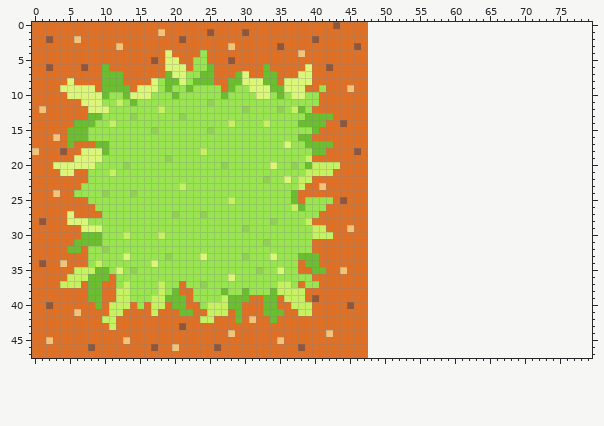
Pixel-art file, stored at examples/resources/tileset.aseprite. The picture above is the old version.
48x48 pixels, 1 frame. The old version is drawn lined up with the new one, on the new canvas.
The same view after the edit:
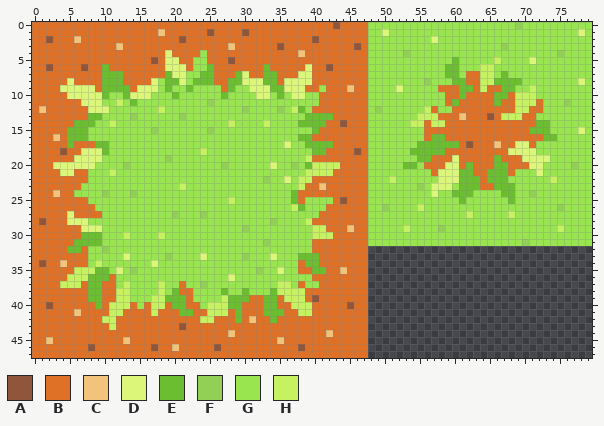
Palette (. is transparent): A #8f563b  B #df7126  C #f2c37b  D #dbf679  E #6abe30  F #92cf57  G #99e550  H #c6f262
Commit: Change how Tileset works
What changed:
canvas 48x48 -> 80x48
@@ x 0..79 @@
- 0 BBBBBBBBBBBBBBBBBBBBBBBBBBBBBBBBBBBBBBBBBBBABBBB................................
- 1 BBBBBBBBBBBBBBBBBBCBBBBBBABBBBABBBBBBBBBBBBBBBBB................................
- 2 BBABBBCBBBBBBBBBBBBBBABBBBBBBBBBBBBBBBBBABBBBBBB................................
- 3 BBBBBBBBBBBBCBBBBBBBBBBBBBBBCBBBBBBABBBBBBBBBBAB................................
- 4 BBBBBBBBBBBBBBBBBBBDBBBBGBBBBBBBBBBBBBCBBBBBBBBB................................
- 5 BBBBBBBBBBBBBBBBBABDDBBGGBBBABBBBBBBBBBBBBBBBBBB................................
- 6 BBABBBBABBEBBBBBBBBDDDBGGEBBBBBBBEBBBBBDBBABBBBB................................
- 7 BBBBBBBBBBEEEBBBBBBEDDGGEEBBBEDBBEEBBBDDBBBBBBBB................................
- 8 BBBBBDBBBBEEEBBBBDGEEDGEEEBBEEDDDEEBDDDDBBBBBBBB................................
- 9 BBBBDDDDDBEEEEBDDDGEGGEGGGGBEGGDDDEEDDDBBGBBBCBB................................
-10 BBBBBDDDDDEGGEDDDGGGEGGGGGGEGGGGDDGEGDDGGBBBBBBB................................
-11 BBBBBBBDDDGGHGEGGGGGGGGGGFGGGGGGGGGGGGGGGBBBBBBB................................
-12 BCBBBBBBDDDGGGGGGGHGGGGGGGGGGGFGGGGFGHEGBBBBBBBB................................
-13 BBBBBBBBEEGGGGFGGGGGGFGGGGGGGGGGGGGGGGGEEEEBBBBB................................
-14 BBBBBBEEEGGHGGGGGGGGGGGGGGGGHGGGGHGGGGEEEEBBABBB................................
-15 BBBBBEEEGGGGGGGGGFGGGGGGGFGGGGGGGGGGGGGGEBBBBBBB................................
-16 BBBCBEEEGGGGGGGGGGGGGGGGGGGGGGGGGGGGGGEEBBBBBBBB................................
-17 BBBBBEBBBEEGGGGGGGGGGGGGGGGGGGGGGGGGDGGEEEEBBBBB................................
-18 CBBBABBDDDEGGGGGGGGGGGGGHGGGGGGGGGGGGGGGEEBBBBAB................................
-19 BBBBBBDDDDGGGGGGGGGFGGGGGGGGGGGGGGGGGGGHBBBBBBBB................................
-20 BBBDDDDDDGGGGFGGGGGGGGGGGGGFGGGGGGDGGFGEHHHHBBBB................................
-21 BBBBDDBBGGGHGGGGGGGGGGGGGGGGGGGGGGGGGGGHHHHBBBBB................................
-22 BBBBBBBBGGGGGGGGGGGGGGGGGGGGGGGGGFGGDGHHBBBBBBBB................................
-23 BBBBBBBGGGGGGGGGGGGGGHGGGGGGGGGGGGGGGGHBBCBBBBBB................................
-24 BBBCBBGGGGFGGGFGGGGGGGGGGGGGGGGGGGGGGEBBBBBBBBBB................................
-25 BBBBBBBBGGGGGGGGGGGGGGGGGGGGHGGGGGGGGEBGGGGBABBB................................
-26 BBBBBBBBBGGGGGGGGGGGGGGGGGGGGGGGGGGGGHEGGGBBBBBB................................
-27 BBBBBDBBBBGGGGGGGGGGFGGGFGGGGGGGGGGGGGGGGBBBBBBB................................
-28 BABBBDDDGGGGGGGGGGGGGGGGGGGGGGGGGGFGGGGHBBBBBBBB................................
-29 BBBBBBBDDDGGGGGGGGGGGGGGGGGGGGFGGGGGGGGGHHBBBCBB................................
-30 BBBBBBBEEEGGGHGGGGHGGGGGGGGGGGGGGGGGGGGGHHHBBBBB................................
-31 BBBBBBEEEEGGGGGGGGGGGGGGGGGGGGGGGFGGGGGGBBBBBBBB................................
+ 0 BBBBBBBBBBBBBBBBBBBBBBBBBBBBBBBBBBBBBBBBBBBABBBBGGGGGGGGGGGGGGGGGGGGGFGGGGGGGGGG
+ 1 BBBBBBBBBBBBBBBBBBCBBBBBBABBBBABBBBBBBBBBBBBBBBBGGDGGGGGGGGGGGGGGGGGGGGGGGGGGGDG
+ 2 BBABBBCBBBBBBBBBBBBBBABBBBBBBBBBBBBBBBBBABBBBBBBGGGGGGGGGDGGGGGGGGGGGGGGGGGGGGGG
+ 3 BBBBBBBBBBBBCBBBBBBBBBBBBBBBCBBBBBBABBBBBBBBBBABGGGGGGGGGGGGGGGGGGGFGGGGGGGGGGGG
+ 4 BBBBBBBBBBBBBBBBBBBDBBBBGBBBBBBBBBBBBBCBBBBBBBBBGGGGGFGGGGGGGGGGGGGGGGGGGGGFGGGG
+ 5 BBBBBBBBBBBBBBBBBABDDBBGGBBBABBBBBBBBBBBBBBBBBBBGGGGGGGGGGGGEGGGGGHGGGGDGGGGGGGG
+ 6 BBABBBBABBEBBBBBBBBDDDBGGEBBBBBBBEBBBBBDBBABBBBBGGGGGGGGGGGEEGGGHHGGGGGGGGGGGGGG
+ 7 BBBBBBBBBBEEEBBBBBBEDDGGEEBBBEDBBEEBBBDDBBBBBBBBGGGGGGGGGGGEEGBBHHGEGGGGGGGGGGGG
+ 8 BBBBBDBBBBEEEBBBBDGEEDGEEEBBEEDDDEEBDDDDBBBBBBBBGGGGGGGGFGGGEEBBHHEEEEGGGGGGGGDG
+ 9 BBBBDDDDDBEEEEBDDDGEGGEGGGGBEGGDDDEEDDDBBGBBBCBBGGGGDGGGGGBBBEEBHBBEEGGHGGGGGGGG
+10 BBBBBDDDDDEGGEDDDGGGEGGGGGGEGGGGDDGEGDDGGBBBBBBBGGGGGGGGGGGBBEBBBBEEBHHHGGGGGGGG
+11 BBBBBBBDDDGGHGEGGGGGGGGGGFGGGGGGGGGGGGGGGBBBBBBBGGGGGGGGGGGBEBBBBBEBBHHHBGGGFGGG
+12 BCBBBBBBDDDGGGGGGGHGGGGGGGGGGGFGGGGFGHEGBBBBBBBBGFGGGGGGHBGGBBBBBBBBBHHBBGGGGGGG
+13 BBBBBBBBEEGGGGFGGGGGGFGGGGGGGGGGGGGGGGGEEEEBBBBBGGGGGGGHHHBBBCBBBABHHHBBGGGGGGGG
+14 BBBBBBEEEGGHGGGGGGGGGGGGGGGGHGGGGHGGGGEEEEBBABBBGGGGGGHHBHHBBBBBBBBBBBBBEEGGGGGG
+15 BBBBBEEEGGGGGGGGGFGGGGGGGFGGGGGGGGGGGGGGEBBBBBBBGGGGGGGGBBBBBBBBBBBBBBBEEEGGGGDG
+16 BBBCBEEEGGGGGGGGGGGGGGGGGGGGGGGGGGGGGGEEBBBBBBBBGGGGGGGGBEEBBBBBBBBBBBBBBEEGGGGG
+17 BBBBBEBBBEEGGGGGGGGGGGGGGGGGGGGGGGGGDGGEEEEBBBBBGGGGGGGEEEEEEBABBBCBBDDBGGGGGGGG
+18 BBBBABBDDDEGGGGGGGGGGGGGHGGGGGGGGGGGGGGGEEBBBBABGGGGGGEEEEEBBBBBBBBBDDDDGGGGGGGG
+19 BBBBBBDDDDGGGGGGGGGFGGGGGGGGGGGGGGGGGGGHBBBBBBBBGGGGGGGEEBBBDBBBBBEBBBDDDDGGGGGG
+20 BBBDDDDDDGGGGFGGGGGGGGGGGGGFGGGGGGDGGFGEHHHHBBBBGGGGGEEGBBBDDBEBBBEEBBBDDGGGGFGG
+21 BBBBDDBBGGGHGGGGGGGGGGGGGGGGGGGGGGGGGGGHHHHBBBBBGGGGGGGGGBDDDEEBBEEEBGGGDGGGGGGG
+22 BBBBBBBBGGGGGGGGGGGGGGGGGGGGGGGGGFGGDGHHBBBBBBBBGGGHGGGGGGDDDEEEBEEEGGGGGGHGGGGG
+23 BBBBBBBGGGGGGGGGGGGGGHGGGGGGGGGGGGGGGGHBBCBBBBBBGGGGGGGFGDDDGEEEBBEEEGGGGGGGGGGG
+24 BBBCBBGGGGFGGGFGGGGGGGGGGGGGGGGGGGGGGEBBBBBBBBBBGGGGGGGGGDGGEEEGGGGEEGGFGGGGGGGG
+25 BBBBBBBBGGGGGGGGGGGGGGGGGGGGHGGGGGGGGEBGGGGBABBBGGGGGGGGGGGGGEGGGGGGEGGGGGGGGGGG
+26 BBBBBBBBBGGGGGGGGGGGGGGGGGGGGGGGGGGGGHEGGGBBBBBBGGFGGGGHGGGGGGGGGGGGGGGGGGGFGGGG
+27 BBBBBDBBBBGGGGGGGGGGFGGGFGGGGGGGGGGGGGGGGBBBBBBBGGGGGGGGGGGGGGHGGGGGHGGGGGGGGGGG
+28 BABBBDDDGGGGGGGGGGGGGGGGGGGGGGGGGGFGGGGHBBBBBBBBGGGGGGGGGGGGGGGGGGGGGGGGGGGGGGGG
+29 BBBBBBBDDDGGGGGGGGGGGGGGGGGGGGFGGGGGGGGGHHBBBCBBGGGGGHGGGGFGGGGGGGGGGGGGGGGHGGGG
+30 BBBBBBBEEEGGGHGGGGHGGGGGGGGGGGGGGGGGGGGGHHHBBBBBGGGGGGGGGGGGGGGGGGGGGGGGGGGGGGGG
+31 BBBBBBEEEEGGGGGGGGGGGGGGGGGGGGGGGFGGGGGGBBBBBBBBGGGGGGGGGGGGGGGGGGGGGGFGGGGGGGGG
 32 BBBBBEEBGGFGGGGGGGGGGGGGGGGGGGGGGGGGGGGGBBBBBBBB................................
Where, in picture pixels (left, top, right, bottom), the same in both pictures:
added: (368, 22, 592, 246)
changed: (32, 148, 39, 155)
